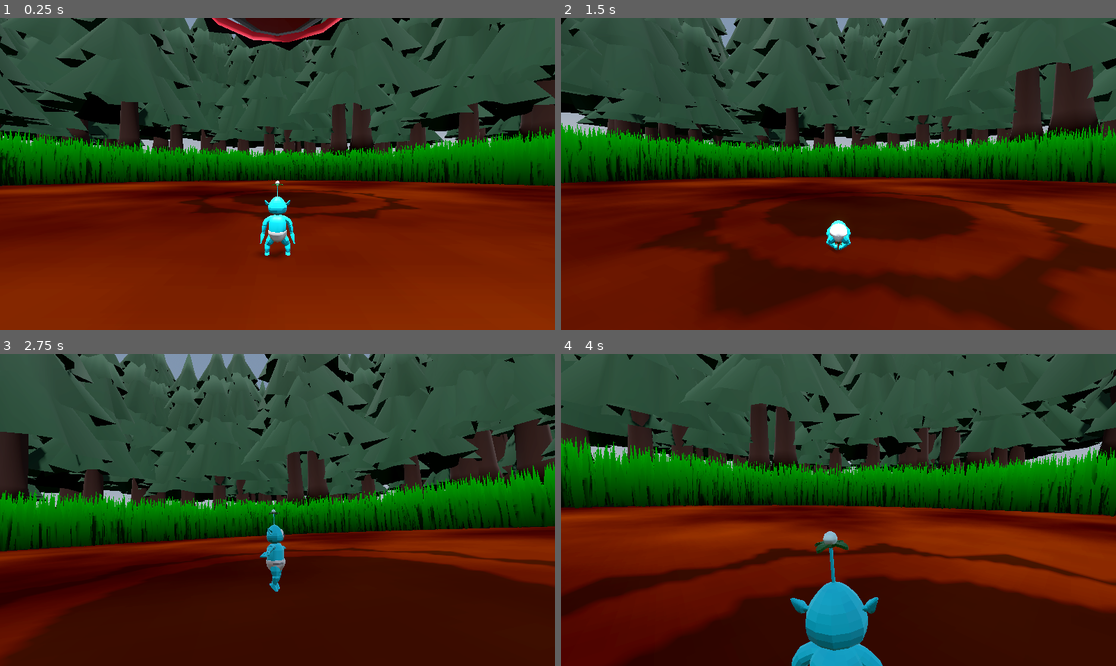
Above: before the commit, frames 1-4 (two rows, left to right).
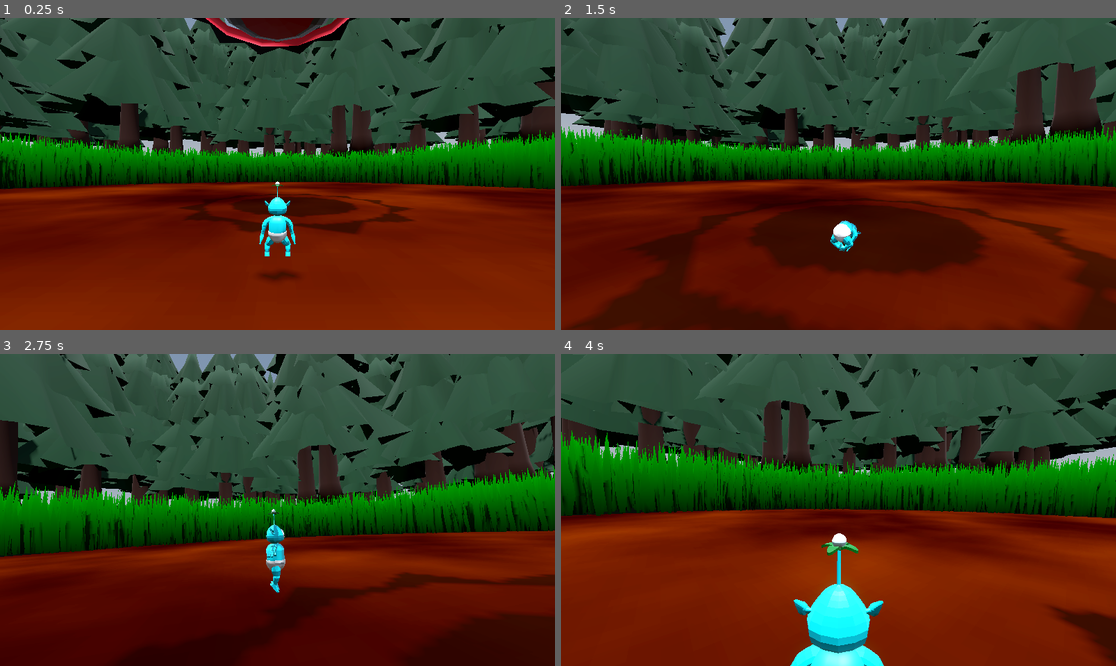
Above: after the commit, the same moments.

Repository: Mushroom-Queen/AlienBaby
Game: Godot game, scene res://level.tscn
Two runs of this game, one before a commit and one after it. Both use one fixed random seed, a clock stepped at 60 frames per second and the inputs below.
Inputs (mouse positions are in pixels of both pictures, inside the frame that each line leads up to):
- Up to frame 1 (0.25 s): no input
- Up to frame 2 (1.5 s): tap Enter (ui_accept) at 0.5, 0.77 s; move the mouse to (866, 174) at 0.52 s; hold W (forward) from 0.53 s (still down); click (866, 174) at 0.6 s; tap Space (roll) at 0.8, 1.35 s; move the mouse to (810, 174) at 1.27 s
- Up to frame 3 (2.75 s): keep holding W (forward); tap Enter (ui_accept) at 1.52 s; tap Middle mouse button (spin) at 1.55 s; move the mouse to (288, 503) at 2.02 s; hold Middle mouse button (spin) from 2.03 s (still down); tap Mouse wheel down (zoom_in) at 2.3 s
- Up to frame 4 (4 s): keep holding W (forward); move the mouse to (832, 516) at 2.77 s; release Middle mouse button (spin) at 2.78 s; tap Mouse wheel down (zoom_in) at 2.85 s; tap Enter (ui_accept) at 3.02, 3.77 s; tap Mouse wheel up (zoom_out) at 3.05 s; move the mouse to (877, 513) at 3.52 s; hold Mouse wheel up (zoom_out) from 3.53 s (still down); click (877, 513) at 3.8 s

The runs differ from the first frame. In frame 1, 10% of the frame differs, in the area x 0-100%, y 0-85%; in frame 2, 28%; in frame 3, 29%; in frame 4, 47%, in the area x 0-100%, y 0-100%.

Commit message:
Swich player to RigidBody3D

Diff:
--- a/enemy_boss_ship.gd
+++ b/enemy_boss_ship.gd
@@ -4,11 +4,23 @@
 @onready var rim = $core/joint/rim
 @onready var joint = $core/joint
 
+var world
+var player
+
 # Called when the node enters the scene tree for the first time.
 func _ready() -> void:
 	rim.angular_velocity.y = 1
+	world = find_world()
+	player = world.get_node_or_null("player")
 
-
+func find_world(node=get_tree().root) -> Node:
+	if node.name.to_lower() == "world":
+		return node
+	for child in node.get_children():
+		var found = find_world(child)
+		if found:
+			return found
+	return null
 
 func _physics_process(delta: float) -> void:
 	core.rotation = core.rotation.lerp(Vector3(0,0,0), delta)
--- a/enemy_boss_ship.tscn
+++ b/enemy_boss_ship.tscn
@@ -15,6 +15,7 @@
 script = ExtResource("1_f0ikg")
 
 [node name="core" type="RigidBody3D" parent="."]
+mass = 1000.0
 gravity_scale = 0.01
 
 [node name="CollisionShape3D" type="CollisionShape3D" parent="core"]
@@ -44,6 +45,7 @@
 node_b = NodePath("rim")
 
 [node name="rim" type="RigidBody3D" parent="core/joint"]
+mass = 500.0
 gravity_scale = 0.0
 constant_torque = Vector3(0, 10, 0)
 
--- a/laser.gd
+++ b/laser.gd
@@ -6,7 +6,7 @@
 var can_fire := true
 var charge_timer: SceneTreeTimer = null
 var world: Node
-var player: CharacterBody3D
+var player
 var camera: Camera3D
 const PROJECTILE_SPEED := 10.0
 const MAX_PROJECTILE_LIFETIME := 2.0
@@ -14,17 +14,15 @@
 var current_bolt = null  # Track the active bolt
 
 func _ready():
-	var root = get_tree().root
-	world = find_world(root)
-	if world:
-		player = world.get_node_or_null("player")
-		if player:
-			camera = player.get_node_or_null("SpringArmPivot/SpringArm3D/Camera3D")
-			if camera:
-				ray.add_exception(player)
+	world = find_world(get_tree().root)
+	player = world.get_node_or_null("player")
+	if player:
+		camera = player.get_node_or_null("SpringArmPivot/SpringArm3D/Camera3D")
+		if camera:
+			ray.add_exception(player)
 	mesh.visible = false
 
-func find_world(node: Node) -> Node:
+func find_world(node) -> Node:
 	if node.name.to_lower() == "world":
 		return node
 	for child in node.get_children():
--- a/player.gd
+++ b/player.gd
@@ -1,4 +1,4 @@
-extends CharacterBody3D
+extends RigidBody3D
 
 @onready var armature := $player/Armature
 @onready var animation_player := $player/AnimationPlayer
@@ -14,12 +14,11 @@
 @onready var leaf_piv = $player/Armature/Skeleton3D/leafs/leaf_piv
 @onready var laser = $player/Armature/Skeleton3D/leafs/laser
 
-const ROLL_SPEED = 1.6
-const SPEED = .5
-const LERP_VAL = .15
-const ROLL_ROTATION_SPEED = 10.0
-const ROLL_HEIGHT = .3
-const SPIN_ROTATION_SPEED = 15.0
+const MOVEMENT_FORCE = 140.0
+const FRICTION_FORCE = 20.0
+const MAX_VELOCITY = 1
+const ROLL_FORCE = 192.0
+const ROLL_FRICTION = 200.0
 const ROLL_DURATION = 0.6
 const CAMERA_LERP_SPEED = 0.1
 const SHOOTING_CAMERA_OFFSET = Vector3(0, 0, -.05)
@@ -27,13 +26,11 @@
 const MAX_ZOOM = 1
 const MAX_DIZZINESS = 2.5
 const SPIN_DIZZ_COST = 1.5
-const SPIN_DIZZ_RESET_SPEED = .6
+const SPIN_DIZZ_RESET_SPEED = 0.6
 const DIZZY_SWAY_SPEED = 2.0
 const DIZZY_SWAY_INTENSITY = 0.2
 const DIZZY_POSITION_INTENSITY = 0.05
-var dizzy_time = 0.0
-var camera_original_position: Vector3
-var camera_original_rotation: Vector3
+const LERP_VAL = .15
 
 enum ActionState {IDLE, WALK, ROLL, ATTACK, SPIN}
 
@@ -44,105 +41,73 @@
 var is_rolling = false
 var is_spinning = false
 var roll_direction = Vector3.ZERO
-var initial_roll_rotation = 0.0
 var roll_timer = 0.0
 var initial_mesh_position = Vector3.ZERO
 var spin_rotation = 0.0
 var prev_is_spinning = false
-var original_spring_arm_position: Vector3
-var original_spring_arm_rotation: Vector3
+var dizzy_time = 0.0
+var camera_original_position: Vector3
+var camera_original_rotation: Vector3
 
 func _ready():
+	lock_rotation = true
+	freeze = false
+	gravity_scale = 0.0
+	contact_monitor = true
+	linear_damp = 1.0
+	animation_tree.active = true
+
 	spring_arm.add_excluded_object(self)
 	Input.set_mouse_mode(Input.MOUSE_MODE_CAPTURED)
 	mesh.rotation = Vector3(0, -PI, 0)
 	initial_mesh_position = mesh.position
-	original_spring_arm_position = spring_arm.position
-	original_spring_arm_rotation = spring_arm.rotation
 	camera_original_position = spring_arm.position
 	camera_original_rotation = spring_arm.rotation
 
 func update_life_leafs():
 	if life != life_rendered:
 		life_rendered = life
-		if life == 4:
-			leaf1.visible = true
-			leaf2.visible = true
-			leaf3.visible = true
-			leaf4.visable = true
-		if life == 3:
-			leaf1.visible = false
-			leaf2.visible = true
-			leaf3.visible = true
-			leaf4.visable = true
-		if life == 2:
-			leaf1.visible = false
-			leaf2.visible = false
-			leaf3.visible = true
-			leaf4.visable = true
-		if life == 1:
-			leaf1.visible = false
-			leaf2.visible = false
-			leaf3.visible = false
-			leaf4.visable = true
-		if life == 0:
-			leaf1.visible = false
-			leaf2.visible = false
-			leaf3.visible = false
-			leaf4.visable = false
+		leaf1.visible = life >= 4
+		leaf2.visible = life >= 3
+		leaf3.visible = life >= 2
+		leaf4.visible = life >= 1
 
 func update_camera(delta: float) -> void:
 	dizzy_time += delta * DIZZY_SWAY_SPEED * (1.0 + dizziness * 0.5)
 
-	# Calculate base shooting offset if needed
 	var offset = Vector3.ZERO
 	if action_state == ActionState.ATTACK:
 		offset = SHOOTING_CAMERA_OFFSET
 
 	if dizziness > 0:
-		# Add swaying to the offset rather than absolute positioning
 		offset += Vector3(
 			sin(dizzy_time * 1.3) * DIZZY_POSITION_INTENSITY,
 			cos(dizzy_time * 1.5) * DIZZY_POSITION_INTENSITY,
 			0
 		) * (dizziness / MAX_DIZZINESS)
-
-		# Add roll sway directly (no lerp)
 		spring_arm.rotation.z = sin(dizzy_time * 0.9) * DIZZY_SWAY_INTENSITY * (dizziness / MAX_DIZZINESS)
 	else:
-		# Just gradually remove roll when not dizzy
 		spring_arm.rotation.z = move_toward(spring_arm.rotation.z, 0.0, delta * 2.0)
 
-	# Apply any offset smoothly
 	spring_arm.position = spring_arm.position.lerp(offset, CAMERA_LERP_SPEED)
-
 
 func _unhandled_input(event):
 	if Input.is_action_just_pressed("quit"):
 		get_tree().quit()
 
 	if Input.is_action_pressed("zoom_in"):
-		if spring_arm.spring_length +.1 > MAX_ZOOM:
-			spring_arm.spring_length = MAX_ZOOM
-		else:
-			spring_arm.spring_length += .1
+		spring_arm.spring_length = clamp(spring_arm.spring_length + .1, MIN_ZOOM, MAX_ZOOM)
 
 	if Input.is_action_pressed("zoom_out"):
-		if spring_arm.spring_length -.1 < MIN_ZOOM:
-			spring_arm.spring_length = MIN_ZOOM
-		else:
-			spring_arm.spring_length -= .1
-
-	if Input.is_action_just_pressed("roll") and action_state != ActionState.ATTACK and action_state != ActionState.SPIN:
+		spring_arm.spring_length = clamp(spring_arm.spring_length - .1, MIN_ZOOM, MAX_ZOOM)
+
+	if Input.is_action_just_pressed("roll") and action_state not in [ActionState.ATTACK, ActionState.SPIN]:
 		var input_dir := Input.get_vector("left", "right", "forward", "back")
-		var direction = (transform.basis * Vector3(input_dir.x, 0, input_dir.y)).normalized()
-		direction = direction.rotated(Vector3.UP, spring_arm_pivot.rotation.y)
-
-		if direction.length() > 0.1:
+		roll_direction = (transform.basis * Vector3(input_dir.x, 0, input_dir.y)).normalized()
+		roll_direction = roll_direction.rotated(Vector3.UP, spring_arm_pivot.rotation.y)
+
+		if roll_direction.length() > 0.1:
 			action_state = ActionState.ROLL
-			roll_direction = direction
-			armature.rotation.y = atan2(direction.x, direction.z)
-			initial_roll_rotation = armature.rotation.y
 			roll_timer = 0.0
 			animation_tree.set("parameters/roll/request", true)
 
@@ -150,123 +115,99 @@
 		action_state = ActionState.ATTACK
 		laser.start_firing()
 
-	if Input.is_action_just_released("attack"):
-		if action_state == ActionState.ATTACK:
-			action_state = ActionState.IDLE
-			animation_tree.set("parameters/shooting/blend_amount", 0.0)
-			laser.stop_firing()
+	if Input.is_action_just_released("attack") and action_state == ActionState.ATTACK:
+		action_state = ActionState.IDLE
+		animation_tree.set("parameters/shooting/blend_amount", 0.0)
+		laser.stop_firing()
 
 	if event is InputEventMouseMotion:
 		spring_arm_pivot.rotate_y(-event.relative.x * .005)
 		spring_arm.rotate_x(-event.relative.y * .005)
 		spring_arm.rotation.x = clamp(spring_arm.rotation.x, -PI/3, PI/3)
 
-func _physics_process(delta: float) -> void:
+func _integrate_forces(state: PhysicsDirectBodyState3D) -> void:
 	update_life_leafs()
-	update_camera(delta)
-
-	# Update animation states first
+
 	is_rolling = animation_tree.get("parameters/roll/active")
 	prev_is_spinning = is_spinning
 	is_spinning = animation_tree.get("parameters/spin/active")
 
-	# Reset states based on animation completion
+	var current_velocity = state.linear_velocity
+	var current_speed = current_velocity.length()
+	var speed_factor = 1.0 - (current_speed / MAX_VELOCITY)
+	speed_factor = clamp(speed_factor, 0.0, 1.0)
+
 	if action_state == ActionState.ROLL and !is_rolling:
 		action_state = ActionState.IDLE
+		mesh.rotation = Vector3(0, -PI, 0)
 	elif prev_is_spinning and !is_spinning:
 		action_state = ActionState.IDLE
-
-	# Spin top flower based on how dizzy the player is
-	print(dizziness)
+		mesh.rotation = Vector3(0, -PI, 0)
+
 	if dizziness > 0:
-		leaf_piv.rotate_y(delta * dizziness * 5)
-		print(leaf_piv.rotation)
-		dizziness -= SPIN_DIZZ_RESET_SPEED * delta
-		if dizziness < 0:
-			dizziness = 0
+		leaf_piv.rotate_y(state.step * dizziness * 5)
+		dizziness -= SPIN_DIZZ_RESET_SPEED * state.step
+		dizziness = max(dizziness, 0)
 
 	if Input.is_action_pressed("spin") and action_state != ActionState.ATTACK and not is_rolling:
 		if dizziness < MAX_DIZZINESS:
-			if not is_spinning:  # Only start new spin if we aren't already spinning
+			if not is_spinning:
 				action_state = ActionState.SPIN
 				is_spinning = true
 				spin_rotation = 0.0
-			# Request new spin animation when current one completes
 			if not animation_tree.get("parameters/spin/active"):
 				dizziness += SPIN_DIZZ_COST
 				animation_tree.set("parameters/spin/request", true)
 
-
-	# Reset action state to IDLE when roll animation completes
-	if action_state == ActionState.ROLL and !is_rolling:
-		action_state = ActionState.IDLE
-
-	if not is_on_floor():
-		velocity += get_gravity() * delta
+	var input_dir := Input.get_vector("left", "right", "forward", "back")
+	var direction = (transform.basis * Vector3(input_dir.x, 0, input_dir.y)).normalized()
+	direction = direction.rotated(Vector3.UP, spring_arm_pivot.rotation.y)
 
 	if action_state == ActionState.ATTACK:
-		var lerp_to_1 = lerpf(animation_tree.get("parameters/shooting/blend_amount"), 1.0, get_process_delta_time() * 20)
+		var lerp_to_1 = lerpf(animation_tree.get("parameters/shooting/blend_amount"), 1.0, state.step * 20)
 		animation_tree.set("parameters/shooting/blend_amount", lerp_to_1)
 		armature.rotation.y = spring_arm_pivot.rotation.y
-
-	var input_dir := Input.get_vector("left", "right", "forward", "back")
-	var direction: Vector3
-
-	if is_spinning:
+		state.apply_central_force(direction * MOVEMENT_FORCE * 0.5)
+	elif is_spinning:
+		spin_rotation += PI * 2 * state.step
+		armature.rotation.y = spin_rotation
+		state.apply_central_force(direction * MOVEMENT_FORCE * 0.2)
+	elif is_rolling:
+		roll_timer += state.step
+		var roll_progress = roll_timer / ROLL_DURATION
+
+		if roll_timer >= ROLL_DURATION:
+			roll_timer = 0.0
+			action_state = ActionState.IDLE
+
+		mesh.rotation = Vector3(roll_progress * (2 * PI), -PI, 0)
+		mesh.position = initial_mesh_position + Vector3(0, sin(roll_progress * PI) * 0.3, 0)
+
+		var roll_force = roll_direction * ROLL_FORCE
+		state.apply_central_force(roll_force)
+	else:
 		mesh.rotation = Vector3(0, -PI, 0)
 		mesh.position = initial_mesh_position
-		direction = (transform.basis * Vector3(input_dir.x, 0, input_dir.y)).normalized()
-		direction = direction.rotated(Vector3.UP, spring_arm_pivot.rotation.y)
-		spin_rotation += SPIN_ROTATION_SPEED * delta
-		armature.rotation.y = spin_rotation
 
 		if direction:
-			velocity.x = lerp(velocity.x, direction.x * SPEED * 0.2, LERP_VAL)
-			velocity.z = lerp(velocity.z, direction.z * SPEED * 0.2, LERP_VAL)
+			if action_state == ActionState.IDLE:
+				action_state = ActionState.WALK
+			armature.rotation.y = lerp_angle(armature.rotation.y, atan2(direction.x, direction.z), LERP_VAL)
+			state.apply_central_force(direction * MOVEMENT_FORCE)
 		else:
-			velocity.x = lerp(velocity.x, 0.0, LERP_VAL)
-			velocity.z = lerp(velocity.z, 0.0, LERP_VAL)
-	else:
-		if is_rolling:
-			direction = roll_direction * ROLL_SPEED
-			armature.rotation.y = initial_roll_rotation
-			roll_timer += delta
-
-			var roll_progress = roll_timer / ROLL_DURATION
-			var rotation_angle = roll_progress * (2 * PI)
-
-			if roll_timer >= ROLL_DURATION:
-				roll_timer = 0.0
-				mesh.rotation = Vector3(0, -PI, 0)
-				mesh.position = initial_mesh_position
+			if action_state == ActionState.WALK:
 				action_state = ActionState.IDLE
-			else:
-				mesh.rotation = Vector3(rotation_angle, -PI, 0)
-				var height_offset = sin(roll_progress * PI) * ROLL_HEIGHT
-				mesh.position = initial_mesh_position + Vector3(0, height_offset, 0)
-		else:
-			direction = (transform.basis * Vector3(input_dir.x, 0, input_dir.y)).normalized()
-			direction = direction.rotated(Vector3.UP, spring_arm_pivot.rotation.y)
-
-			if direction and action_state != ActionState.ATTACK:
-				action_state = ActionState.WALK if action_state == ActionState.IDLE else action_state
-				armature.rotation.y = lerp_angle(armature.rotation.y, atan2(direction.x, direction.z), LERP_VAL)
-
-			mesh.rotation = Vector3(0, -PI, 0)
-			mesh.position = initial_mesh_position
-
-		if direction:
-			var target_speed = SPEED
-			if action_state == ActionState.ATTACK:
-				target_speed *= 0.5
-			elif is_rolling:
-				target_speed = ROLL_SPEED
-
-			velocity.x = lerp(velocity.x, direction.x * target_speed, LERP_VAL)
-			velocity.z = lerp(velocity.z, direction.z * target_speed, LERP_VAL)
-		else:
-			velocity.x = lerp(velocity.x, 0.0, LERP_VAL)
-			velocity.z = lerp(velocity.z, 0.0, LERP_VAL)
-
-	animation_tree.set("parameters/walk/blend_position", velocity.length() / SPEED)
-	move_and_slide()
+
+	current_velocity = state.linear_velocity
+	current_velocity = current_velocity.move_toward(Vector3.ZERO, FRICTION_FORCE * state.step)
+	state.linear_velocity = current_velocity
+
+	# Print debug info
+	print("Action State:", ActionState.keys()[action_state],
+		  " Velocity:", current_velocity.length(),
+		  " Speed:", current_velocity.length() / MAX_VELOCITY)
+
+	animation_tree.set("parameters/walk/blend_position", current_velocity.length() / MAX_VELOCITY)
+
+func _process(delta):
+	update_camera(delta)
--- a/player.tscn
+++ b/player.tscn
@@ -9,6 +9,10 @@
 margin = 0.004
 radius = 0.053
 height = 0.311
+
+[sub_resource type="CapsuleShape3D" id="CapsuleShape3D_b42st"]
+radius = 0.036
+height = 0.412
 
 [sub_resource type="AnimationNodeAnimation" id="AnimationNodeAnimation_fsp8r"]
 animation = &"spin"
@@ -71,8 +75,9 @@
 nodes/walk/position = Vector2(-440, 120)
 node_connections = [&"TimeScale", 0, &"walk", &"TimeScale 2", 0, &"roll_animation", &"TimeScale 3", 0, &"Animation 2",  …(190 unchanged characters)…
 
-[node name="player" type="CharacterBody3D"]
+[node name="player" type="RigidBody3D"]
 transform = Transform3D(1, 0, 0, 0, 1, 0, 0, 0, 1, 0, 1, 0)
+mass = 6.8
 script = ExtResource("1_1k1m1")
 
 [node name="CollisionShape3D" type="CollisionShape3D" parent="."]
@@ -84,43 +89,43 @@
 
 [node name="Skeleton3D" parent="player/Armature" index="0"]
 transform = Transform3D(-1, 0, -8.74228e-08, 0, 1, 0, 8.74228e-08, 0, -1, 0, 0, 0)
-bones/0/position = Vector3(0, 0.163121, 0)
-bones/0/rotation = Quaternion(0, 0.0522463, 0, 0.998634)
-bones/1/rotation = Quaternion(-0.000340958, -6.26848e-06, 0.038544, 0.999257)
+bones/0/position = Vector3(0, 0.161977, 0)
+bones/0/rotation = Quaternion(0, -0.0521903, 0, 0.998637)
+bones/1/rotation = Quaternion(-0.000340459, 1.91708e-05, -0.0360755, 0.999349)
 bones/2/rotation = Quaternion(0.000340939, -6.91616e-06, -0.000231822, 1)
 bones/3/rotation = Quaternion(3.64557e-23, -1.59801e-22, 5.49072e-12, 1)
 bones/5/position = Vector3(0.0642403, 0.216765, 1.53161e-08)
-bones/5/rotation = Quaternion(0.679051, 0.302429, -0.639169, 0.197204)
+bones/5/rotation = Quaternion(0.638947, 0.196706, -0.679196, 0.302898)
 bones/6/rotation = Quaternion(0.287239, -1.65125e-07, -1.36703e-07, 0.957859)
 bones/6/scale = Vector3(1, 1, 1)
 bones/7/position = Vector3(0.0559364, 0.0181487, -0.000727577)
-bones/7/rotation = Quaternion(-0.0266371, 0.355884, 0.894254, -0.270087)
+bones/7/rotation = Quaternion(0.0959298, 0.115371, 0.956699, -0.249428)
 bones/7/scale = Vector3(0.999999, 1, 1)
-bones/8/rotation = Quaternion(-0.371484, 0.0692313, -0.268734, 0.885996)
+bones/8/rotation = Quaternion(-0.244635, 0.0742663, -0.17697, 0.950431)
 bones/8/scale = Vector3(1, 1, 1)
-bones/9/rotation = Quaternion(0.617724, -0.0428506, -0.0109717, 0.78515)
+bones/9/rotation = Quaternion(0.677082, -0.0283932, -0.0559146, 0.733231)
 bones/9/scale = Vector3(1, 1, 1)
 bones/10/position = Vector3(-0.0642403, 0.216765, -1.53161e-08)
-bones/10/rotation = Quaternion(0.634149, -0.186098, 0.682179, 0.312819)
+bones/10/rotation = Quaternion(0.677361, -0.29702, 0.641701, 0.202933)
 bones/11/rotation = Quaternion(0.287239, 1.63435e-07, 1.31067e-07, 0.957859)
 bones/11/scale = Vector3(1, 1, 1)
 bones/12/position = Vector3(-0.0562189, 0.0170301, 0.00171231)
-bones/12/rotation = Quaternion(-0.0963978, 0.107607, 0.957787, 0.248541)
+bones/12/rotation = Quaternion(0.0241339, 0.351489, 0.897577, 0.265006)
 bones/12/scale = Vector3(1, 1, 1)
-bones/13/rotation = Quaternion(-0.243534, -0.0809106, 0.176727, 0.950217)
-bones/14/rotation = Quaternion(0.68315, 0.0323096, 0.0528029, 0.72765)
+bones/13/rotation = Quaternion(-0.365321, -0.0757079, 0.265105, 0.889117)
+bones/14/rotation = Quaternion(0.616922, 0.0467149, 0.00775006, 0.785599)
 bones/14/scale = Vector3(1, 1, 1)
 bones/15/position = Vector3(0.102575, 0.112612, 0.259392)
 bones/15/scale = Vector3(1, 1, 1)
-bones/16/position = Vector3(0.104547, 0.0518746, 0.0359989)
+bones/16/position = Vector3(0.104547, 0.0328384, 0.00419032)
 bones/16/rotation = Quaternion(-0.00875622, 0.70983, -0.704263, 0.00882544)
 bones/17/position = Vector3(-0.102575, 0.112612, 0.259392)
 bones/17/scale = Vector3(1, 1, 1)
-bones/18/position = Vector3(-0.104547, 0.0328369, 0.00424152)
+bones/18/position = Vector3(-0.104547, 0.0486411, 0.0380388)
 bones/18/rotation = Quaternion(0.00875622, 0.70983, -0.704263, -0.00882544)
 
 [node name="leafs" type="BoneAttachment3D" parent="player/Armature/Skeleton3D" index="20"]
-transform = Transform3D(0.99162, -0.0761505, 0.104363, 0.0765685, 0.997064, 1.05899e-06, -0.104057, 0.00798989, 0.994539, -0.0213534, 0.690567, 0.00212731)
+transform = Transform3D(0.991932, 0.072171, -0.104225, -0.0725664, 0.997363, -1.00294e-06, 0.10395, 0.00756421, 0.994554, 0.0200903, 0.689518, 0.00199252)
 bone_name = "leafs"
 bone_idx = 4
 
@@ -140,6 +145,22 @@
 [node name="leaf4" parent="player/Armature/Skeleton3D/leafs/leaf_piv" instance=ExtResource("3_170er")]
 transform = Transform3D(1.49012e-08, -3.52156e-09, -1, 0, 1, -2.32831e-10, 1, 0, 1.11759e-08, 0, 0, 0)
 
+[node name="left_arm" type="BoneAttachment3D" parent="player/Armature/Skeleton3D" index="21"]
+transform = Transform3D(0.102893, 0.124131, -0.986917, -0.160085, -0.977183, -0.139597, -0.981726, 0.172354, -0.0806742, 0.124132, 0.309893, 0.024237)
+bone_name = "lowerarm.l"
+bone_idx = 6
+
+[node name="CollisionShape3D" type="CollisionShape3D" parent="player/Armature/Skeleton3D/left_arm"]
+shape = SubResource("CapsuleShape3D_b42st")
+
+[node name="right_arm" type="BoneAttachment3D" parent="player/Armature/Skeleton3D" index="22"]
+transform = Transform3D(-0.103184, -0.126005, 0.986649, -0.141935, -0.979927, -0.13999, 0.984483, -0.154484, 0.0832284, -0.124264, 0.3097, -0.022978)
+bone_name = "lowerarm.r"
+bone_idx = 11
+
+[node name="CollisionShape3D" type="CollisionShape3D" parent="player/Armature/Skeleton3D/right_arm"]
+shape = SubResource("CapsuleShape3D_b42st")
+
 [node name="SpringArmPivot" type="Node3D" parent="."]
 transform = Transform3D(1, 0, 0, 0, 1, 0, 0, 0, 1, 0, -0.598539, 0)
 
@@ -147,6 +168,7 @@
 margin = 0.001
 
 [node name="Camera3D" type="Camera3D" parent="SpringArmPivot/SpringArm3D"]
+current = true
 
 [node name="AnimationTree" type="AnimationTree" parent="."]
 root_node = NodePath("../player")
Not shown: 1 places in enemy_boss_ship.tscn that only renumber resources
Not shown: 1 places in player.tscn that only renumber resources
